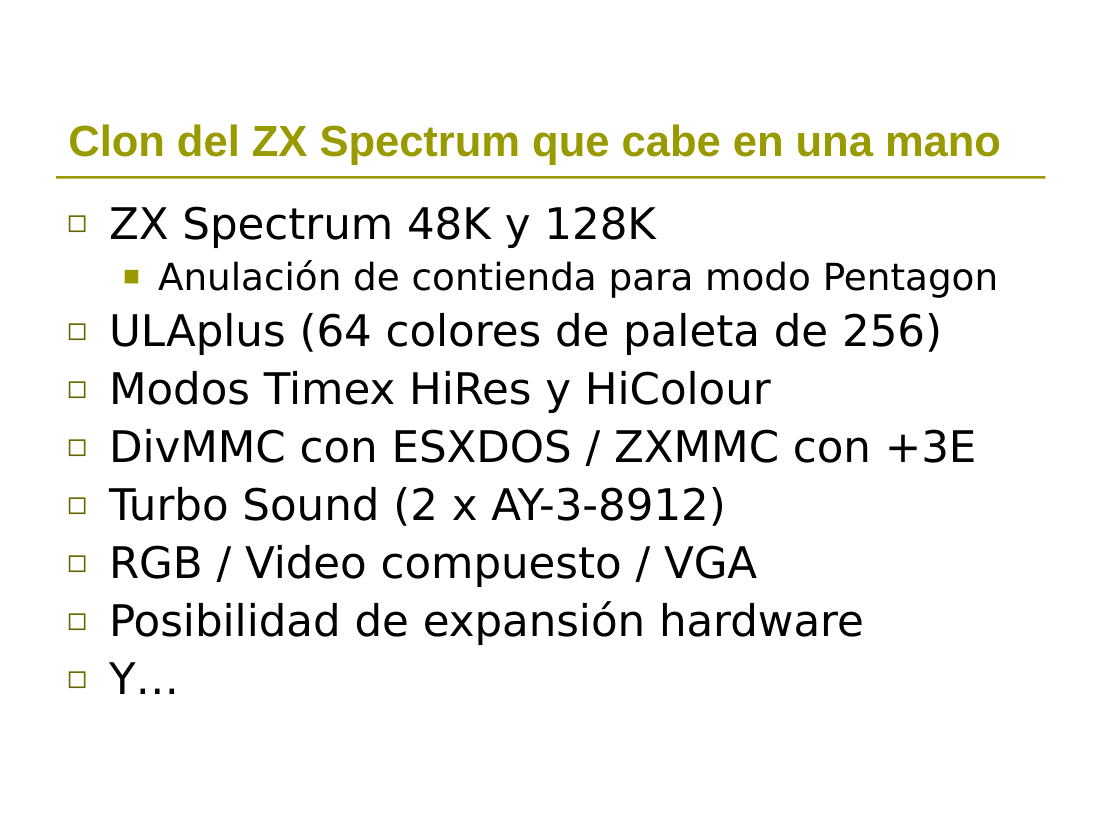
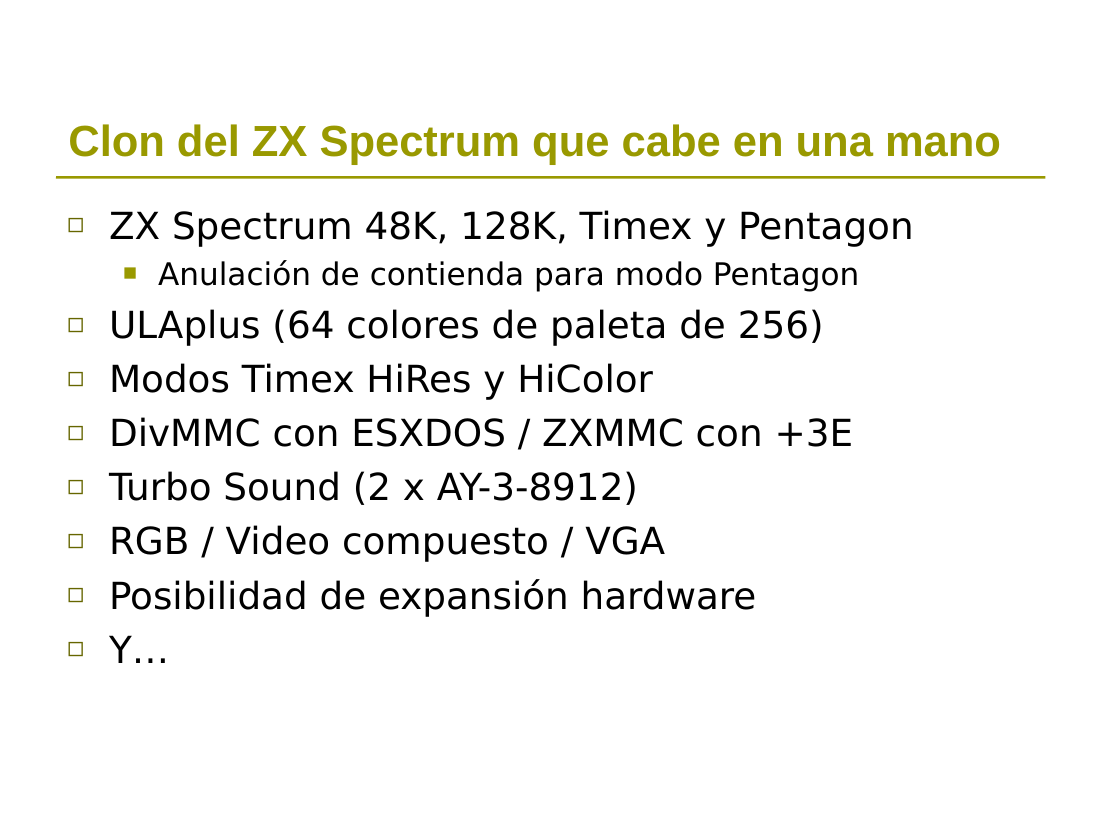
Before and after one commit to TimofonicJunkRoom/zxuno, a slide deck: slide 18 of varios/presentacion_zxuno_retrosevilla.ppt (slide 16 before the commit). Drawn at 1120x840 pixels with LibreOffice and Linux fonts; fonts in the diff are those of the drawing; background and template pictures are left out. Boxes give left, top, right and bottom in pixels: in the first picture for what was removed or moved away, otherwise in the second. Text is boxed around its words. In the diff, an @@ line names an element or a change of style, - is before the commit and + after.

```diff
--- a/varios/presentacion_zxuno_retrosevilla.ppt
+++ b/varios/presentacion_zxuno_retrosevilla.ppt
@@ text at [109, 210, 913, 246]: text changed; size 28 to 24 pt @@
-◻ ZX Spectrum 48K y 128K
+◻ ZX Spectrum 48K, 128K, Timex y Pentagon
@@ text at [109, 260, 859, 663]: size 24 to 20 pt in "Anulación de contienda para modo Pentagon"; size 28 to 24 pt in "ULAplus (64 colores de paleta de 256)", "DivMMC con ESXDOS / ZXMMC con +3E", "Turbo Sound (2 x AY-3-8912)", "RGB / Video compuesto / VGA" and 2 more places; line spacing 0.9 to 1; less space between paragraphs @@
@@ text at [109, 363, 653, 400]: text changed; size 28 to 24 pt @@
-◻ Modos Timex HiRes y HiColour
+◻ Modos Timex HiRes y HiColor
```
Also in this commit, not shown: 5 other slides changed, 2 slides added, 1 other file.
